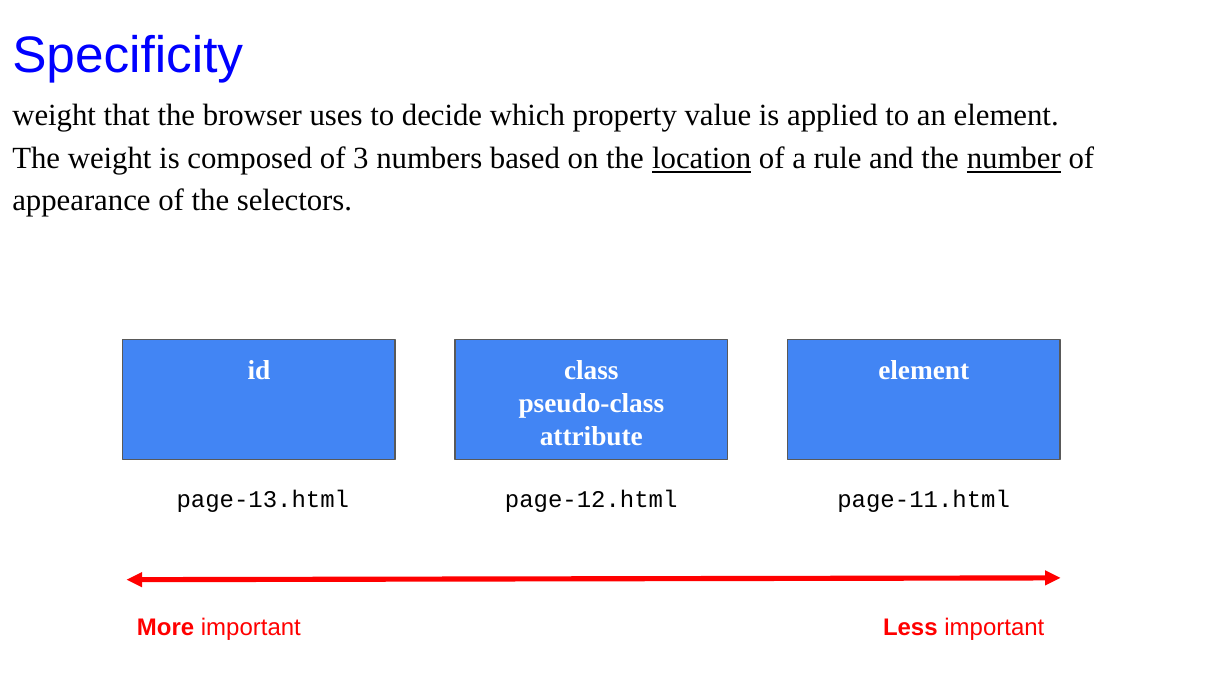
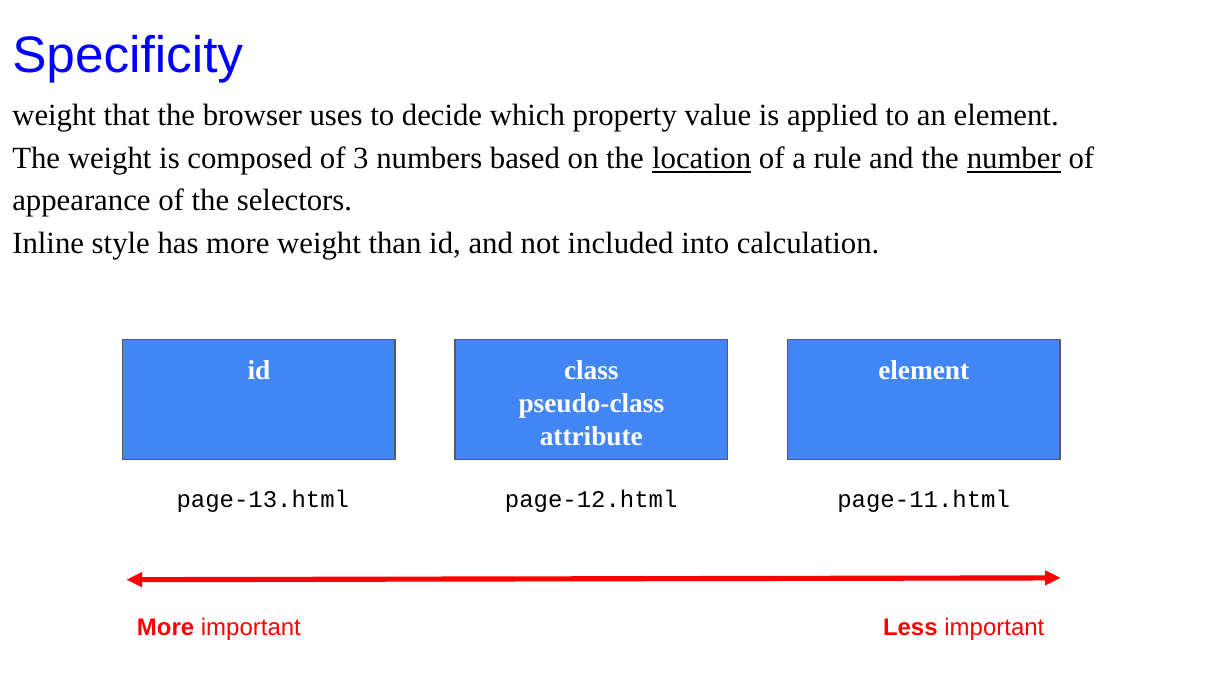
Before and after one commit to manglayev/nu-courses-material, a slide deck: slide 16 of CSCI-111/week-3/week-3-lecture.pptx. Drawn at 1232x693 pixels with LibreOffice and Linux fonts; fonts in the diff are those of the drawing. Boxes give left, top, right and bottom in pixels: in the first picture for what was removed or moved away, otherwise in the second. Text is boxed around its words. In the diff, an @@ line names an element or a change of style, - is before the commit and + after.

```diff
--- a/CSCI-111/week-3/week-3-lecture.pptx
+++ b/CSCI-111/week-3/week-3-lecture.pptx
@@ text at (x1=12, y1=231, x2=880, y2=259): paragraph added @@
+Inline style has more weight than id, and not included into calculation.
```
Also in this commit, not shown: 3 other slides changed, 4 slides added, 19 other files.
